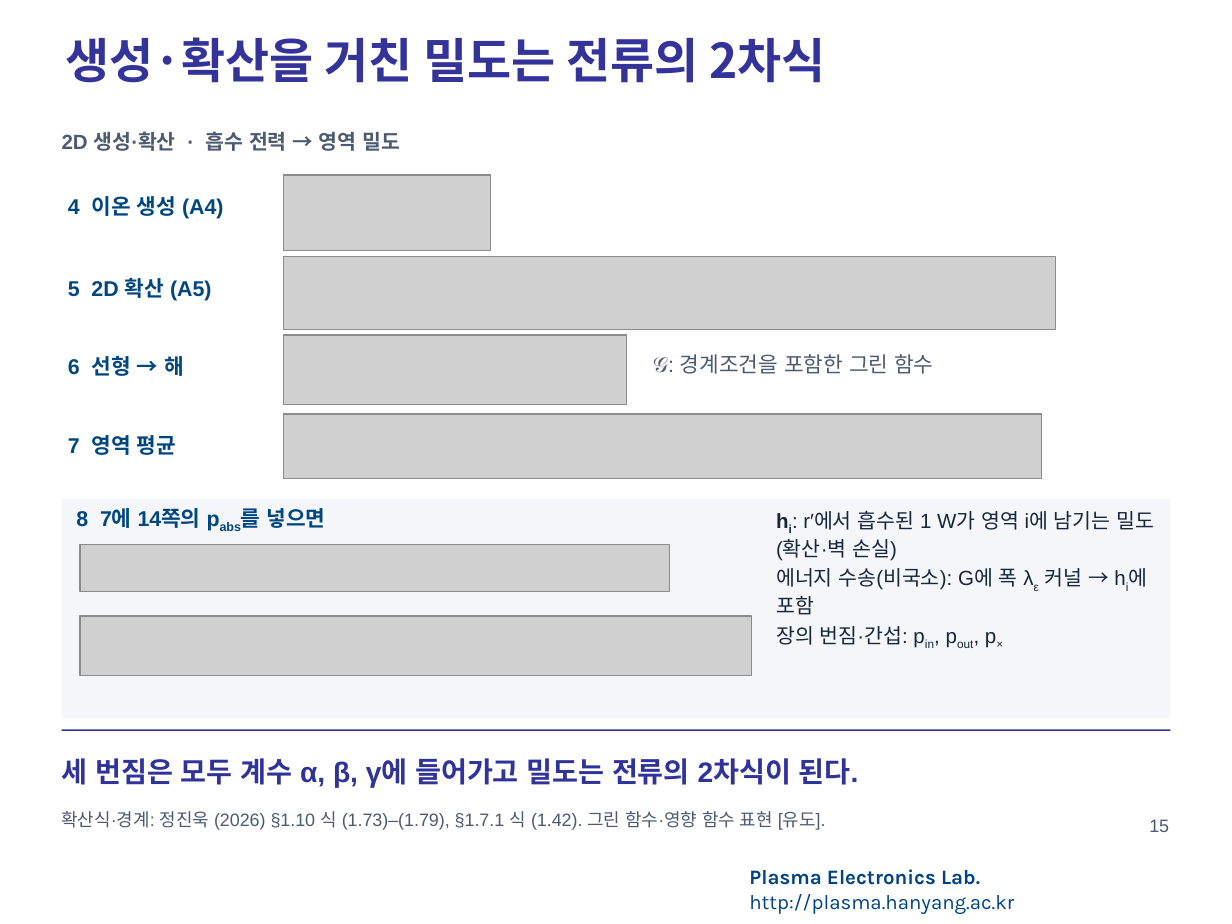
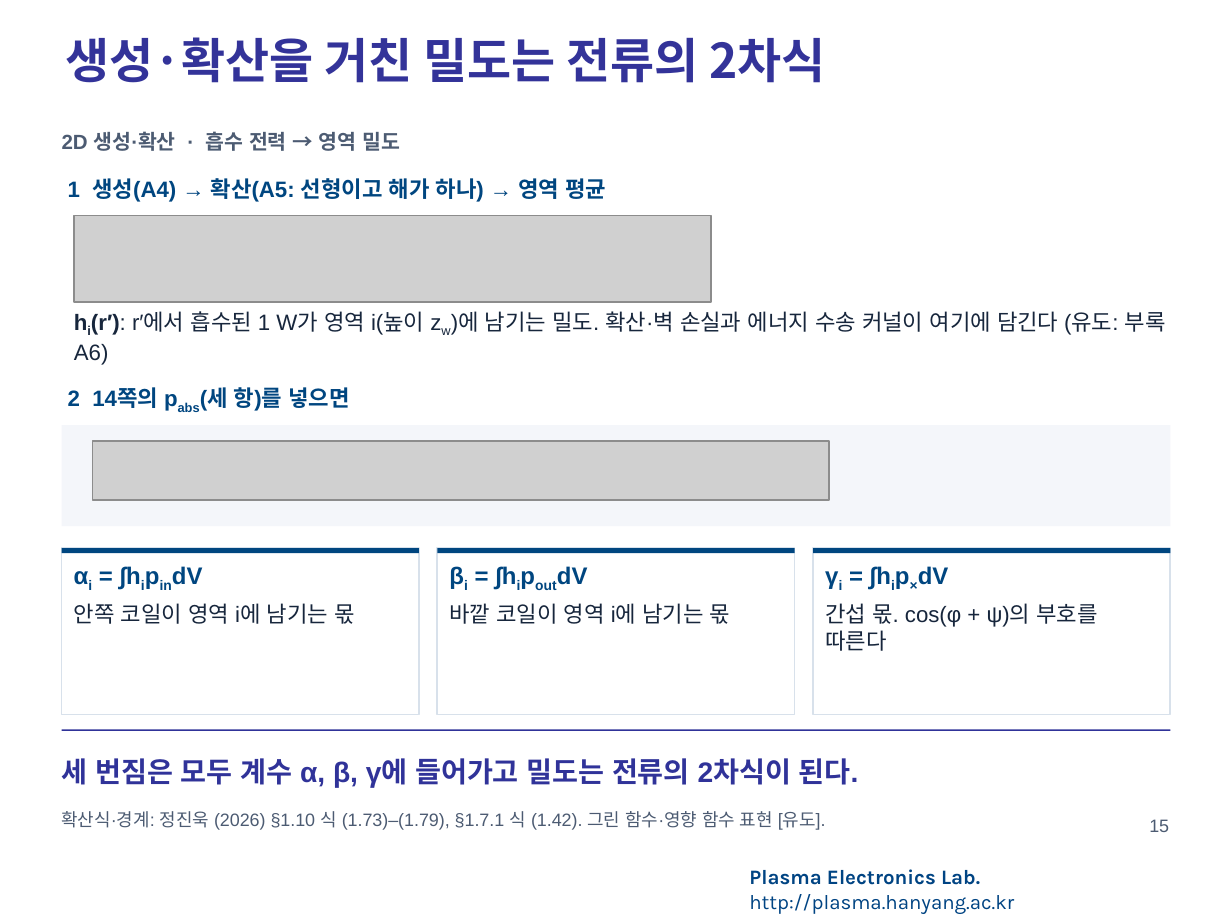
Before and after one commit to garlicjam-pyo/plasma, a slide deck: slide 15 of presentations/1차발표_재구성판.pptx. Drawn at 1232x924 pixels with LibreOffice and Linux fonts; fonts in the diff are those of the drawing; grey boxes stand for pictures; background and template pictures are left out. Boxes give left, top, right and bottom in pixels: in the first picture for what was removed or moved away, otherwise in the second. Text is boxed around its words. In the diff, an @@ line names an element or a change of style, - is before the commit and + after.

```diff
--- a/presentations/1차발표_재구성판.pptx
+++ b/presentations/1차발표_재구성판.pptx
@@ text at (x1=68, y1=178, x2=606, y2=202): text changed; size 12.5 to 13 pt @@
-4 이온 생성 (A4)
+1 생성(A4) → 확산(A5: 선형이고 해가 하나) → 영역 평균
@@ picture removed at (x1=283, y1=175, x2=490, y2=250) @@
@@ picture added at (x1=74, y1=216, x2=711, y2=302) @@
@@ picture removed at (x1=283, y1=256, x2=1056, y2=329) @@
@@ text removed at (x1=68, y1=278, x2=212, y2=301) @@
-5 2D 확산 (A5)
@@ text at (x1=74, y1=311, x2=1166, y2=365): text changed; size 12 to 13 pt @@
-hi: r′에서 흡수된 1 W가 영역 i에 남기는 밀도 (확산·벽 손실)
-에너지 수송(비국소): G에 폭 λε 커널 → hi에 포함
-장의 번짐·간섭: pin, pout, p×
+hi(r′): r′에서 흡수된 1 W가 영역 i(높이 zw)에 남기는 밀도. 확산·벽 손실과 에너지 수송 커널이 여기에 담긴다 (유도: 부록 A6)
@@ text removed at (x1=68, y1=356, x2=184, y2=376) @@
-6 선형 → 해
@@ picture removed at (x1=283, y1=335, x2=627, y2=404) @@
@@ text removed at (x1=653, y1=354, x2=933, y2=374) @@
-𝒢: 경계조건을 포함한 그린 함수
@@ text at (x1=68, y1=387, x2=349, y2=411): text changed; size 12.5 to 13 pt @@
-8 7에 14쪽의 pabs를 넣으면
+2 14쪽의 pabs(세 항)를 넣으면
@@ picture removed at (x1=283, y1=414, x2=1041, y2=478) @@
@@ rectangle added at (x1=62, y1=425, x2=1170, y2=526), fill #F4F6FA @@
@@ text removed at (x1=68, y1=435, x2=176, y2=455) @@
-7 영역 평균
@@ picture resized from (x1=80, y1=545, x2=669, y2=591) to (x1=92, y1=441, x2=829, y2=500) @@
@@ rectangle added at (x1=62, y1=548, x2=419, y2=715), outline #D8E1EB 1 pt, 13 pt, text #17263C @@
+αi = ∫hipindV
+안쪽 코일이 영역 i에 남기는 몫
@@ rectangle added at (x1=62, y1=548, x2=419, y2=553), fill #004680 @@
@@ rectangle resized from (x1=62, y1=499, x2=1170, y2=718) to (x1=437, y1=548, x2=795, y2=553) @@
@@ rectangle at (x1=437, y1=548, x2=795, y2=553): fill #F4F6FA to #004680 @@
@@ rectangle added at (x1=437, y1=548, x2=795, y2=715), outline #D8E1EB 1 pt, 13 pt, text #17263C @@
+βi = ∫hipoutdV
+바깥 코일이 영역 i에 남기는 몫
@@ rectangle added at (x1=813, y1=548, x2=1170, y2=715), outline #D8E1EB 1 pt, 13 pt, text #17263C @@
+γi = ∫hip×dV
+간섭 몫. cos(φ + ψ)의 부호를 따른다
@@ rectangle added at (x1=813, y1=548, x2=1170, y2=553), fill #004680 @@
@@ picture removed at (x1=80, y1=616, x2=752, y2=675) @@
```
Also in this commit, not shown: 18 other slides changed, 5 slides added, 21 other files.
